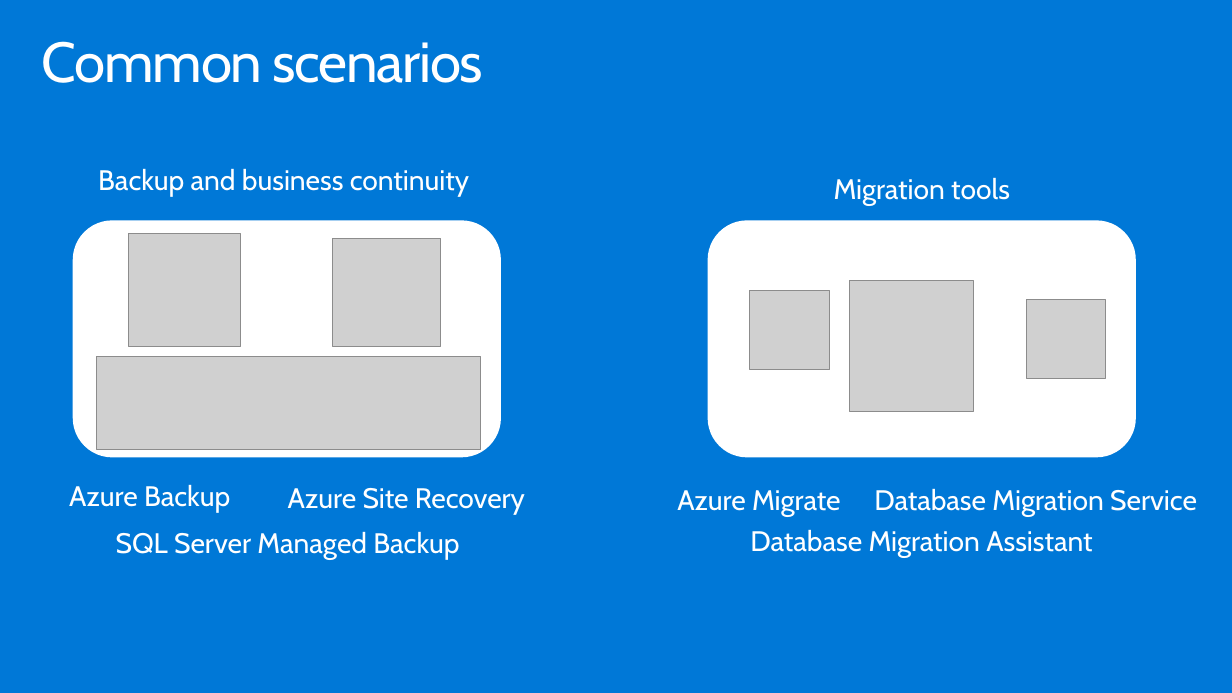
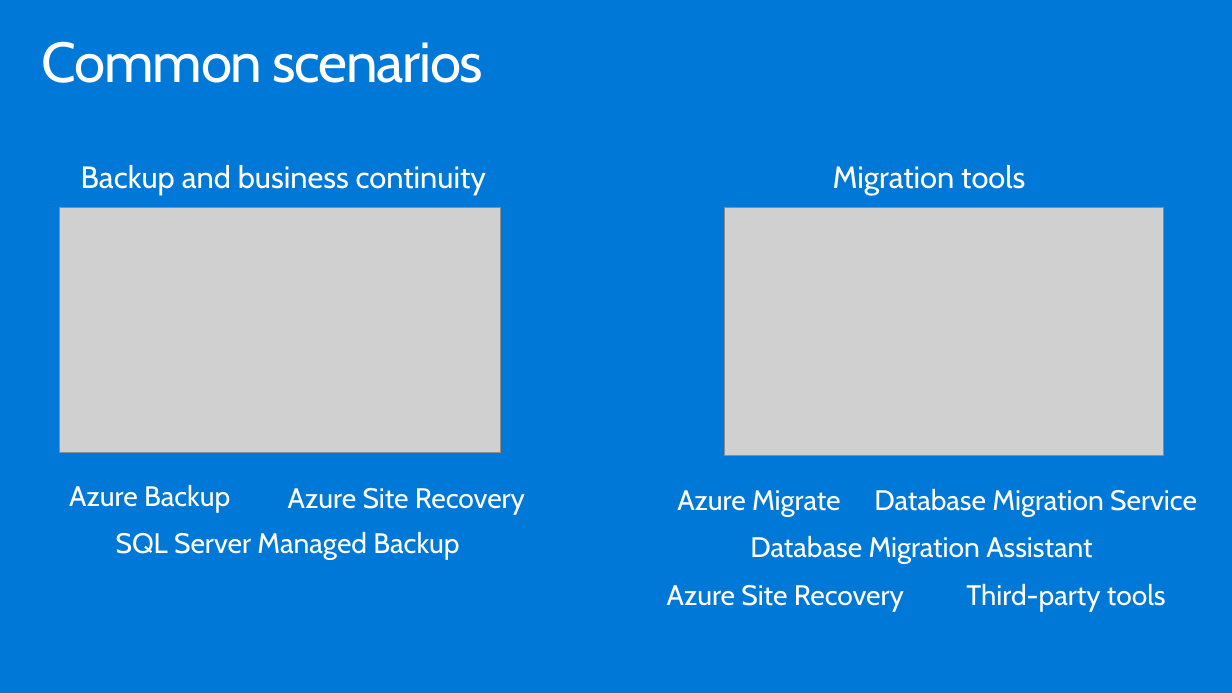
Before and after one commit to GretaLakra/Azure, a slide deck: slide 13 of WDS/Whiteboard design session trainer presentation - Lift and shift.pptx (slide 12 before the commit). Drawn at 1232x693 pixels with LibreOffice and Linux fonts; fonts in the diff are those of the drawing; grey boxes stand for pictures. Boxes give left, top, right and bottom in pixels: in the first picture for what was removed or moved away, otherwise in the second. Text is boxed around its words. In the diff, an @@ line names an element or a change of style, - is before the commit and + after.

```diff
--- a/WDS/Whiteboard design session trainer presentation - Lift and shift.pptx
+++ b/WDS/Whiteboard design session trainer presentation - Lift and shift.pptx
@@ text "Backup and business continuity": place and size @@
-text "Backup and business continuity" at [98, 168, 469, 196]
+text "Backup and business continuity" at [81, 165, 486, 195]
@@ text "Backup and business continuity" at [81, 165, 486, 195]: size 22 to 24 pt @@
@@ text "Migration tools" at [833, 165, 1025, 195]: size 22 to 24 pt @@
@@ text "Migration tools": place and size @@
-text "Migration tools" at [834, 177, 1010, 205]
+text "Migration tools" at [833, 165, 1025, 195]
@@ picture added at [60, 208, 501, 454] @@
@@ picture added at [725, 208, 1165, 456] @@
@@ rounded rectangle removed at [708, 221, 1136, 458] @@
@@ picture removed at [750, 290, 830, 369] @@
@@ picture removed at [850, 281, 973, 411] @@
@@ picture removed at [1027, 299, 1105, 378] @@
@@ group removed at [73, 221, 501, 458]: 3 pictures, 1 rounded rectangle @@
@@ text "Database Migration Assistant": place and size @@
-text "Database Migration Assistant" at [750, 529, 1092, 558]
+text "Database Migration Assistant" at [750, 535, 1092, 563]
@@ text added at [667, 585, 904, 611], 22 pt, text #FFFFFF @@
+Azure Site Recovery
@@ text added at [966, 583, 1166, 611], 22 pt, text #FFFFFF @@
+Third-party tools
```
Also in this commit, not shown: 18 other slides changed, 9 slides added, 7 slides removed, 32 other files.
